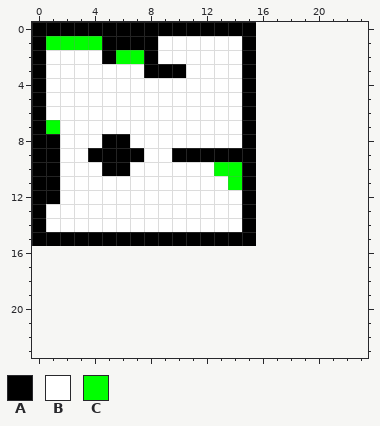
Pixel-art sprite, stored at Content/Map.png. This is how it looked before the edit.
The file is 16x16 pixels. The old version is drawn lined up with the new one, on the new canvas.
Palette (. is transparent): A #000000  B #ffffff  C #00ff00
Pixels before, first column x 0:
 0 AAAAAAAAAAAAAAAA
 1 ACCCCAAAABBBBBBA
 2 ABBBBACCABBBBBBA
 3 ABBBBBBBAAABBBBA
 4 ABBBBBBBBBBBBBBA
 5 ABBBBBBBBBBBBBBA
 6 ABBBBBBBBBBBBBBA
 7 ACBBBBBBBBBBBBBA
 8 AABBBAABBBBBBBBA
 9 AABBAAAABBAAAAAA
10 AABBBAABBBBBBCCA
11 AABBBBBBBBBBBBCA
12 AABBBBBBBBBBBBBA
13 ABBBBBBBBBBBBBBA
14 ABBBBBBBBBBBBBBA
15 AAAAAAAAAAAAAAAA
Now the later version:
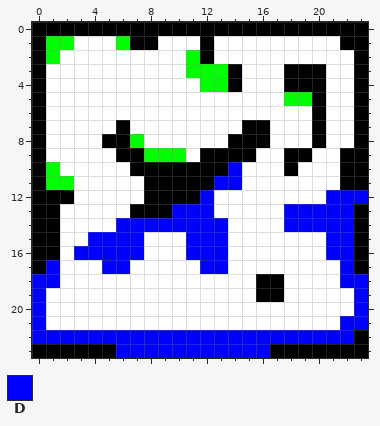
Colours new in this view: D #0000ff
The commit says: [Stable] New Map Runnning Release
The exact change:
canvas 16x16 -> 24x24
y 0: x 16..23 ........ -> AAAAAAAA
y 1: x 3..6 CCAA -> BBBC; x 12 B -> A; x 15..23 A........ -> BBBBBBBAA
y 2: x 1 B -> C; x 5..8 ACCA -> BBBB; x 11..12 BB -> CA; x 15..23 A........ -> BBBBBBBBA
y 3: x 8..23 AAABBBBA........ -> BBBCCCABBBAAABBA
y 4: x 12..23 BBBA........ -> CCABBBAAABBA
y 5: x 15..23 A........ -> BBBCCABBA
y 6: x 15..23 A........ -> BBBBBABBA
y 7: x 1 C -> B; x 6 B -> A; x 16..23 ........ -> ABBBABBA
y 8: x 1 A -> B; x 7 B -> C; x 14 B -> A; x 16..23 ........ -> ABBBABBA
y 9: x 1 A -> B; x 4..5 AA -> BB; x 8..11 BBAA -> CCCB; x 16..23 ........ -> BBAABBAA
y 10: x 1 A -> C; x 5..23 AABBBBBBCCA........ -> BBAAAAAAADBBBABBBAA
y 11: x 1..2 AB -> CC; x 8..23 BBBBBBCA........ -> AAAAADDBBBBBBBAA
y 12: x 2 B -> A; x 8..12 BBBBB -> AAAAD; x 15..23 A........ -> BBBBBBDDD
y 13: x 1 B -> A; x 7..12 BBBBBB -> AAADDD; x 15..23 A........ -> BBBDDDDDA
y 14: x 1 B -> A; x 6..13 BBBBBBBB -> DDDDDDDD; x 15..23 A........ -> BBBDDDDDA
y 15: x 2..23 AAAAAAAAAAAAAA........ -> BBDDDDBBBDDDBBBBBBBDDA
y 16: x 0..23 ........................ -> AABDDDDDBBBDDDBBBBBBBDDA
y 17: x 0..23 ........................ -> ADBBBDDBBBBBDDBBBBBBBBDA
y 18: x 0..23 ........................ -> DDBBBBBBBBBBBBBBAABBBBDD
y 19: x 0..23 ........................ -> DBBBBBBBBBBBBBBBAABBBBBD
y 20: x 0..23 ........................ -> DBBBBBBBBBBBBBBBBBBBBBBD
y 21: x 0..23 ........................ -> DBBBBBBBBBBBBBBBBBBBBBDD
y 22: x 0..23 ........................ -> DDDDDDDDDDDDDDDDDDDDDDDA
y 23: x 0..23 ........................ -> AAAAAADDDDDDDDDDDAAAAAAA
Changed places in both pictures, as pixel boxes (x1, y1, x2, y2):
changed: (32, 22, 368, 358)
